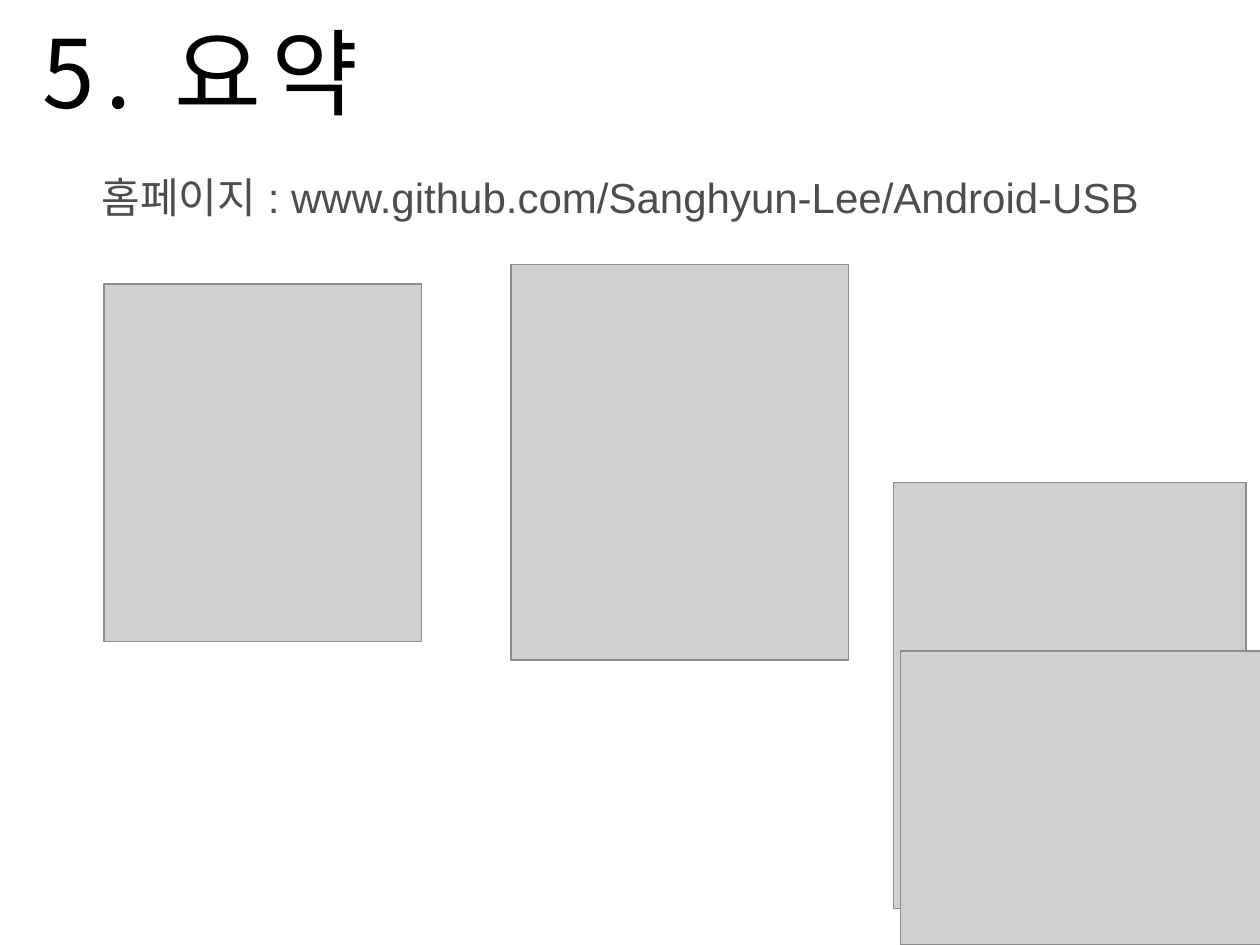
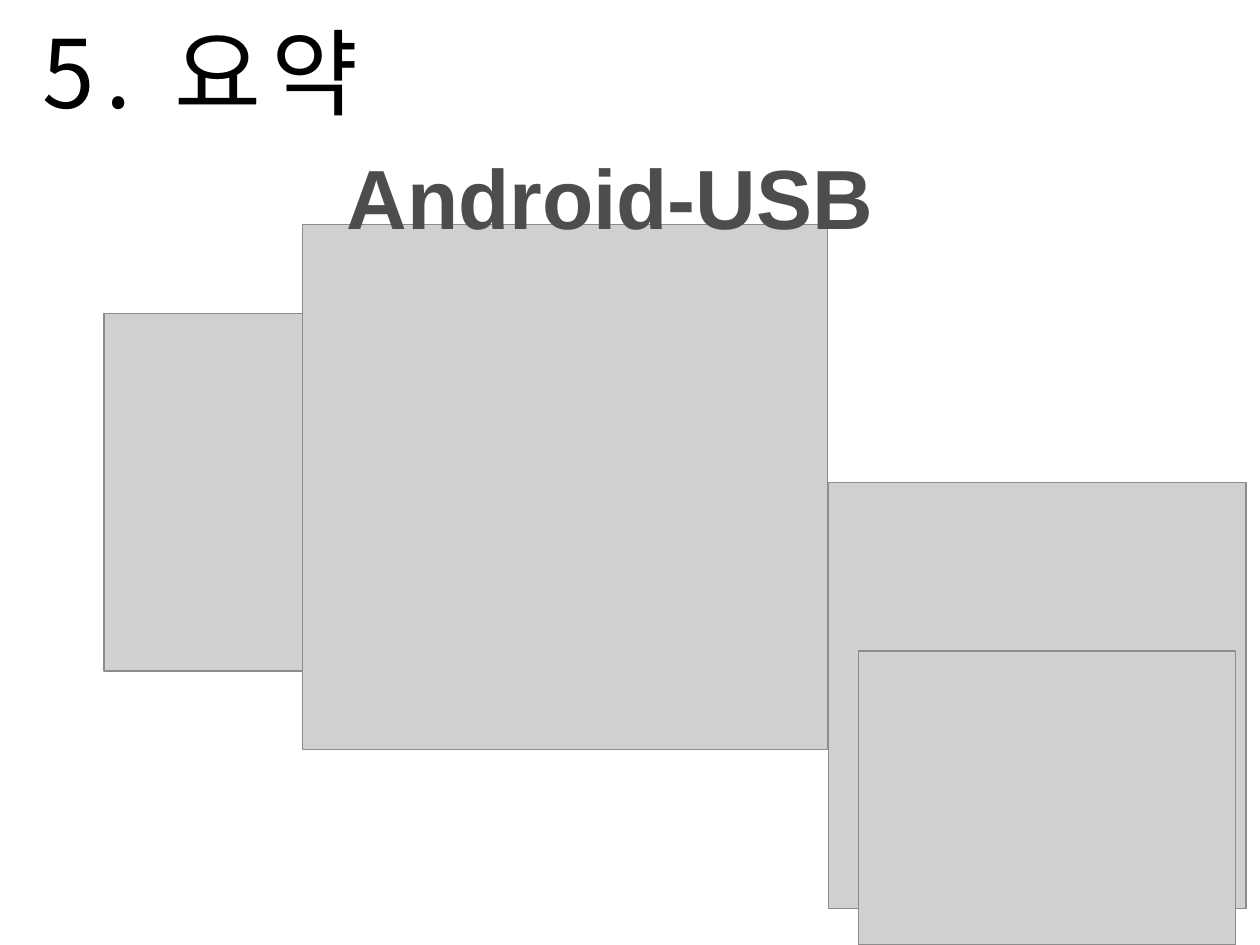
Before and after one commit to Sanghyun-Lee/Android-USB, a slide deck: slide 15 of Documents/presentation doc/Final Presentation/final-presentation.pptx. Drawn at 1260x945 pixels with LibreOffice and Linux fonts; fonts in the diff are those of the drawing; grey boxes stand for pictures; background and template pictures are left out. Boxes give left, top, right and bottom in pixels: in the first picture for what was removed or moved away, otherwise in the second. Text is boxed around its words. In the diff, an @@ line names an element or a change of style, - is before the commit and + after.

```diff
--- a/Documents/presentation doc/Final Presentation/final-presentation.pptx
+++ b/Documents/presentation doc/Final Presentation/final-presentation.pptx
@@ text removed at [102,177,1138,221] @@
-홈페이지 : www.github.com/Sanghyun-Lee/Android-USB
@@ text added at [346,163,873,245], 48 pt, text #4D4D4D, bold @@
+Android-USB
@@ picture added at [302,224,828,750] @@
@@ picture removed at [512,265,849,660] @@
@@ picture: place and size @@
-picture at [105,284,422,640]
+picture at [105,314,422,670]
@@ picture: place and size @@
-picture at [893,483,1246,908]
+picture at [828,483,1245,908]
@@ picture: place and size @@
-picture at [901,651,1260,945]
+picture at [858,651,1236,945]
```
Also in this commit, not shown: 3 other slides changed, 5 other files.
